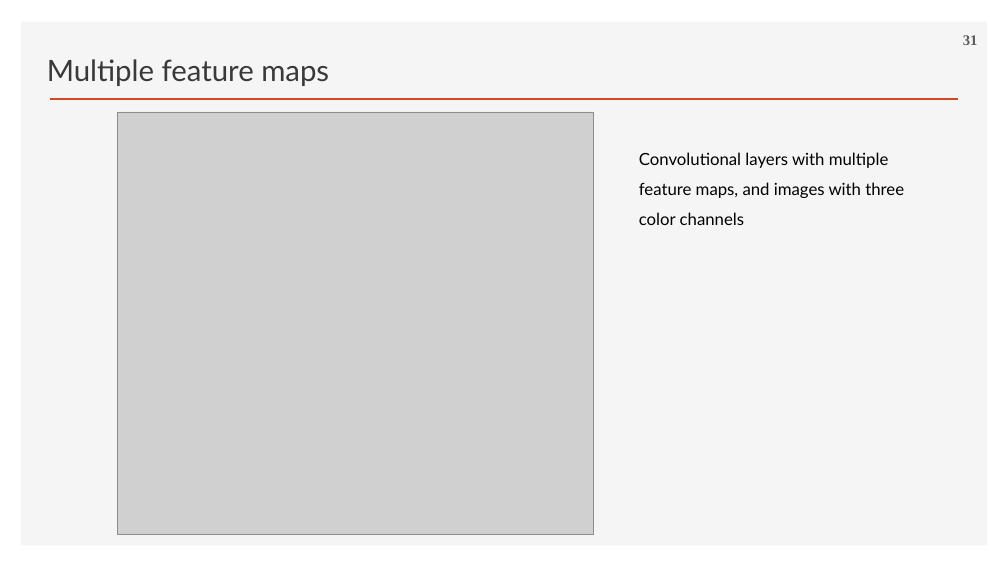
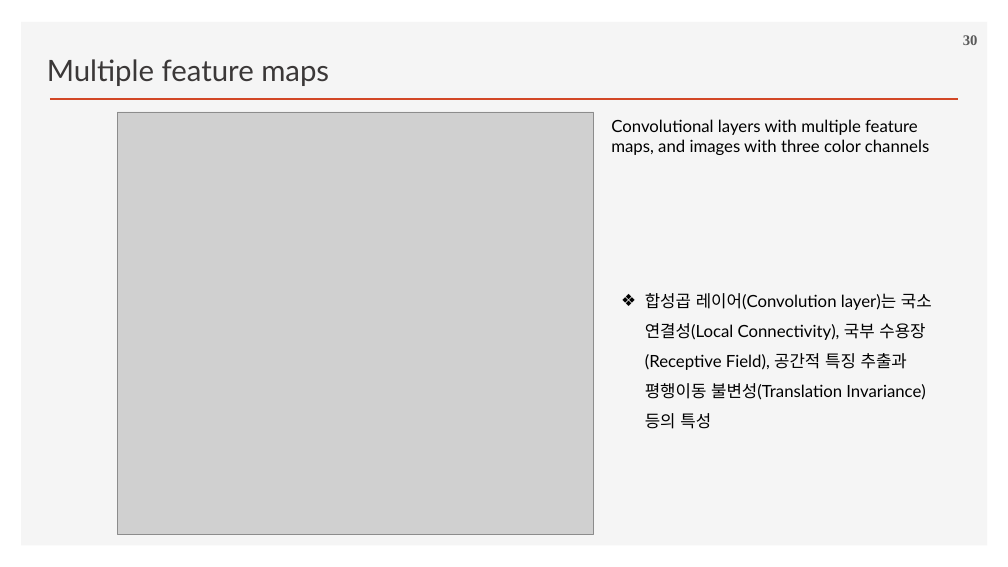
Before and after one commit to ancestor9/2026_Fall_Deep-Learning-with-Python, a slide deck: slide 30 of Chapter 08 Image Classification.pptx (slide 31 before the commit). Drawn at 1008x567 pixels with LibreOffice and Linux fonts; fonts in the diff are those of the drawing; grey boxes stand for pictures; background and template pictures are left out. Boxes give left, top, right and bottom in pixels: in the first picture for what was removed or moved away, otherwise in the second. Text is boxed around its words. In the diff, an @@ line names an element or a change of style, - is before the commit and + after.

```diff
--- a/Chapter 08 Image Classification.pptx
+++ b/Chapter 08 Image Classification.pptx
@@ page number at bbox=[963, 35, 978, 45]: text changed @@
-31
+30
@@ text "Convolutional layers with multiple feature ...": place and size @@
-text "Convolutional layers with multiple feature ..." at bbox=[639, 152, 904, 225]
+text "Convolutional layers with multiple feature ..." at bbox=[611, 119, 929, 155]
@@ text "Convolutional layers with multiple feature ..." at bbox=[611, 119, 929, 155]: line spacing 1.5 to 1 @@
@@ text added at bbox=[645, 293, 932, 429], 16 pt, text #000000 @@
+❖ 합성곱 레이어(Convolution layer)는 국소 연결성(Local Connectivity), 국부 수용장(Receptive Field), 공간적 특징 추출과 평행이동 불변성(Translation Invariance) 등의 특성
```
Also in this commit, not shown: 1 slide removed.
